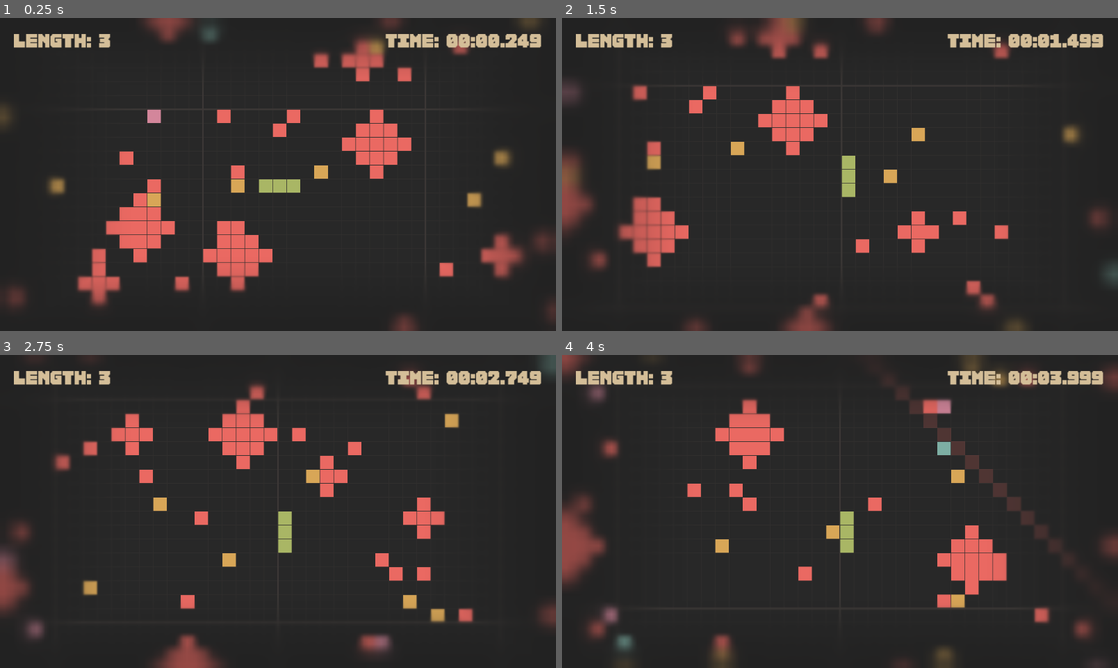
Above: before the commit, frames 1-4 (two rows, left to right).
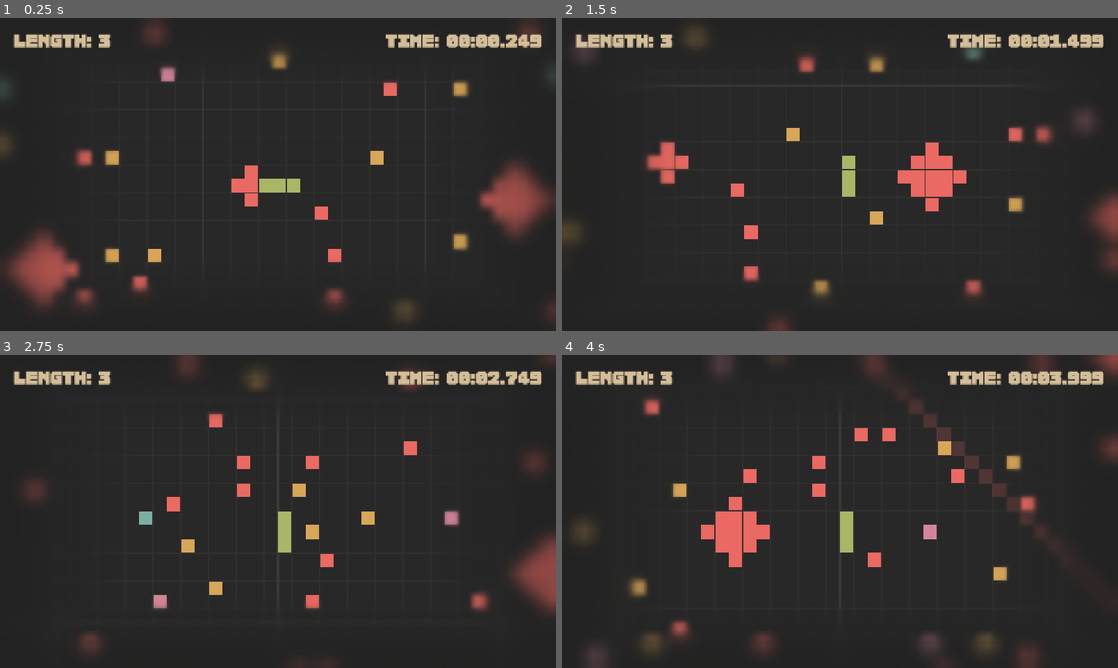
Above: after the commit, the same moments.

Repository: Shh37/Serbent
Game: Godot game, scene res://scenes/Main.tscn
The game is run twice, just before and just after one commit, with the same random seed, the same clock (stepped at 60 frames per second) and the same inputs.
Inputs:
- Up to frame 1 (0.25 s): no input
- Up to frame 2 (1.5 s): tap Enter at 0.5 s; hold Right (ui_right) 0.53-1.28 s; hold Enter 0.53-1.28 s; tap Space at 0.77 s; hold Down (ui_down) from 1.28 s (still down); tap Keypad Enter at 1.35 s
- Up to frame 3 (2.75 s): tap Space at 1.52 s; release Down (ui_down) at 2.03 s; hold Right (ui_right) from 2.03 s (still down); hold Enter from 2.03 s (still down)
- Up to frame 4 (4 s): release Right (ui_right) at 2.78 s; release Enter at 2.78 s; hold Up (ui_up) 2.78-3.53 s; tap Keypad Enter at 2.85 s; tap Space at 3.02, 3.77 s; hold Left (ui_left) from 3.53 s (still down); hold Enter from 3.53 s (still down)

The runs differ from the first frame. In frame 1, 17% of the frame differs, in the area x 0-100%, y 0-100%; in frame 2, 14%; in frame 3, 12%; in frame 4, 14%.

Commit message:
fix: プロシージャル生成アルゴリズムを改善し、より整然とした配置になるよう調整

Diff:
--- a/project.godot
+++ b/project.godot
@@ -11,15 +11,16 @@
 [application]
 
 config/name="NAGA"
+run/main_scene="res://scenes/Main.tscn"
 config/features=PackedStringArray("4.6", "Mobile")
-run/main_scene="res://scenes/Main.tscn"
 config/icon="res://icon.svg"
 
- [display]
- window/size/viewport_width=1280
- window/size/viewport_height=720
- window/stretch/mode="canvas_items"
- window/stretch/aspect="expand"
+[display]
+
+window/size/viewport_width=1280
+window/size/viewport_height=720
+window/stretch/mode="canvas_items"
+window/stretch/aspect="expand"
 
 [physics]
 
@@ -29,6 +30,4 @@
 
 rendering_device/driver.windows="d3d12"
 renderer/rendering_method="mobile"
-
-[rendering/environment/defaults]
-default_clear_color=Color(0.156863, 0.156863, 0.156863, 1)
+environment/defaults/default_clear_color=Color(0.156863, 0.156863, 0.156863, 1)
--- a/scripts/Chunk.gd
+++ b/scripts/Chunk.gd
@@ -25,111 +25,121 @@
 func setup(p_chunk_pos: Vector2i):
 	chunk_pos = p_chunk_pos
 	position = Vector2(chunk_pos) * GameConstants.CHUNK_PIXEL_SIZE
-	var used_positions = spawn_points()
+	var used_positions = {}
+
+	# Order: Clusters -> Points -> Single Thorns
+	spawn_diamond_thorns(used_positions)
+	spawn_points(used_positions)
 	spawn_thorns(used_positions)
-	spawn_diamond_thorns(used_positions)
+
 	queue_redraw()
 
-func spawn_points() -> Dictionary:
+func is_pos_safe(pos: Vector2i, used_positions: Dictionary, min_dist: int) -> bool:
+	for dx in range(-min_dist, min_dist + 1):
+		for dy in range(-min_dist, min_dist + 1):
+			if used_positions.has(pos + Vector2i(dx, dy)):
+				return false
+	return true
+
+func spawn_points(used_positions: Dictionary):
 	# Randomly spawn 2-4 points per chunk
 	var num_points = randi_range(2, 4)
-	var used_positions = {}
 
 	for i in range(num_points):
-		var local_pos = Vector2i(
-			randi_range(0, GameConstants.CHUNK_SIZE - 1),
-			randi_range(0, GameConstants.CHUNK_SIZE - 1)
-		)
+		var attempts = 0
+		while attempts < 20:
+			var local_pos = Vector2i(
+				randi_range(1, GameConstants.CHUNK_SIZE - 2),
+				randi_range(1, GameConstants.CHUNK_SIZE - 2)
+			)
 
-		if used_positions.has(local_pos):
-			continue
-		used_positions[local_pos] = true
+			if is_pos_safe(local_pos, used_positions, 2):
+				used_positions[local_pos] = true
+				var global_pos = chunk_pos * GameConstants.CHUNK_SIZE + local_pos
 
-		var global_pos = chunk_pos * GameConstants.CHUNK_SIZE + local_pos
+				var point = Node2D.new()
+				point.set_script(load("res://scripts/Point.gd"))
+				add_child(point)
 
-		var point = Node2D.new()
-		point.set_script(load("res://scripts/Point.gd"))
-		add_child(point)
+				var type = Point.Type.NORMAL
+				var r = randf()
+				if r > 0.85: type = Point.Type.LARGE
+				elif r > 0.65: type = Point.Type.MEDIUM
 
-		var type = Point.Type.NORMAL
-		var r = randf()
-		if r > 0.85: type = Point.Type.LARGE # 15% chance
-		elif r > 0.65: type = Point.Type.MEDIUM # 20% chance
+				point.setup_local(local_pos, type)
 
-		point.setup_local(local_pos, type)
-
-		# Register point in World for collision
-		var world = get_parent()
-		if world.has_method("register_point"):
-			world.register_point(global_pos, point)
-
-	return used_positions
+				var world = get_parent()
+				if world.has_method("register_point"):
+					world.register_point(global_pos, point)
+				break
+			attempts += 1
 
 func spawn_thorns(used_positions: Dictionary):
-	# Randomly spawn 3-6 thorns per chunk
-	var num_thorns = randi_range(3, 6)
+	# Randomly spawn 3-5 single thorns per chunk
+	var num_thorns = randi_range(3, 5)
 
 	for i in range(num_thorns):
-		var local_pos = Vector2i(
-			randi_range(0, GameConstants.CHUNK_SIZE - 1),
-			randi_range(0, GameConstants.CHUNK_SIZE - 1)
-		)
+		var attempts = 0
+		while attempts < 20:
+			var local_pos = Vector2i(
+				randi_range(1, GameConstants.CHUNK_SIZE - 2),
+				randi_range(1, GameConstants.CHUNK_SIZE - 2)
+			)
 
-		if used_positions.has(local_pos):
-			continue
-		used_positions[local_pos] = true
+			if is_pos_safe(local_pos, used_positions, 1):
+				used_positions[local_pos] = true
+				var global_pos = chunk_pos * GameConstants.CHUNK_SIZE + local_pos
 
-		var global_pos = chunk_pos * GameConstants.CHUNK_SIZE + local_pos
+				var thorn = Node2D.new()
+				thorn.set_script(load("res://scripts/Thorn.gd"))
+				add_child(thorn)
 
-		var thorn = Node2D.new()
-		thorn.set_script(load("res://scripts/Thorn.gd"))
-		add_child(thorn)
+				thorn.setup_local(local_pos)
 
-		thorn.setup_local(local_pos)
-
-		# Register thorn in World for collision
-		var world = get_parent()
-		if world.has_method("register_thorn"):
-			world.register_thorn(global_pos, thorn)
+				var world = get_parent()
+				if world.has_method("register_thorn"):
+					world.register_thorn(global_pos, thorn)
+				break
+			attempts += 1
 
 func spawn_diamond_thorns(used_positions: Dictionary):
-	# Chance to spawn 1-2 diamond clusters in this chunk
-	var num_clusters = 0
-	if randf() < 0.8: num_clusters += 1
-	if randf() < 0.4: num_clusters += 1
+	# Chance to spawn 1 diamond cluster in this chunk
+	if randf() > 0.6:
+		var attempts = 0
+		while attempts < 10:
+			var center = Vector2i(
+				randi_range(3, GameConstants.CHUNK_SIZE - 4),
+				randi_range(3, GameConstants.CHUNK_SIZE - 4)
+			)
 
-	for c in range(num_clusters):
-		var center = Vector2i(
-			randi_range(2, GameConstants.CHUNK_SIZE - 3),
-			randi_range(2, GameConstants.CHUNK_SIZE - 3)
-		)
+			var radius = randi_range(1, 2)
+			var offsets = get_diamond_offsets(radius)
 
-		var radius = randi_range(1, 2)
-		var offsets = get_diamond_offsets(radius)
+			# Check if any offset is blocked
+			var can_place = true
+			for offset in offsets:
+				if not is_pos_safe(center + offset, used_positions, 1):
+					can_place = false
+					break
 
-		for offset in offsets:
-			var local_pos = center + offset
+			if can_place:
+				for offset in offsets:
+					var local_pos = center + offset
+					used_positions[local_pos] = true
 
-			# Boundary check
-			if local_pos.x < 0 or local_pos.x >= GameConstants.CHUNK_SIZE or \
-			   local_pos.y < 0 or local_pos.y >= GameConstants.CHUNK_SIZE:
-				continue
+					var global_pos = chunk_pos * GameConstants.CHUNK_SIZE + local_pos
 
-			if used_positions.has(local_pos):
-				continue
-			used_positions[local_pos] = true
+					var thorn = Node2D.new()
+					thorn.set_script(load("res://scripts/Thorn.gd"))
+					add_child(thorn)
 
-			var global_pos = chunk_pos * GameConstants.CHUNK_SIZE + local_pos
+					thorn.setup_local(local_pos)
 
-			var thorn = Node2D.new()
-			thorn.set_script(load("res://scripts/Thorn.gd"))
-			add_child(thorn)
-
-			thorn.setup_local(local_pos)
-
-			var world = get_parent()
-			if world.has_method("register_thorn"):
-				world.register_thorn(global_pos, thorn)
+					var world = get_parent()
+					if world.has_method("register_thorn"):
+						world.register_thorn(global_pos, thorn)
+				break
+			attempts += 1
 
 func get_diamond_offsets(radius: int) -> Array:
 	var offsets = []
